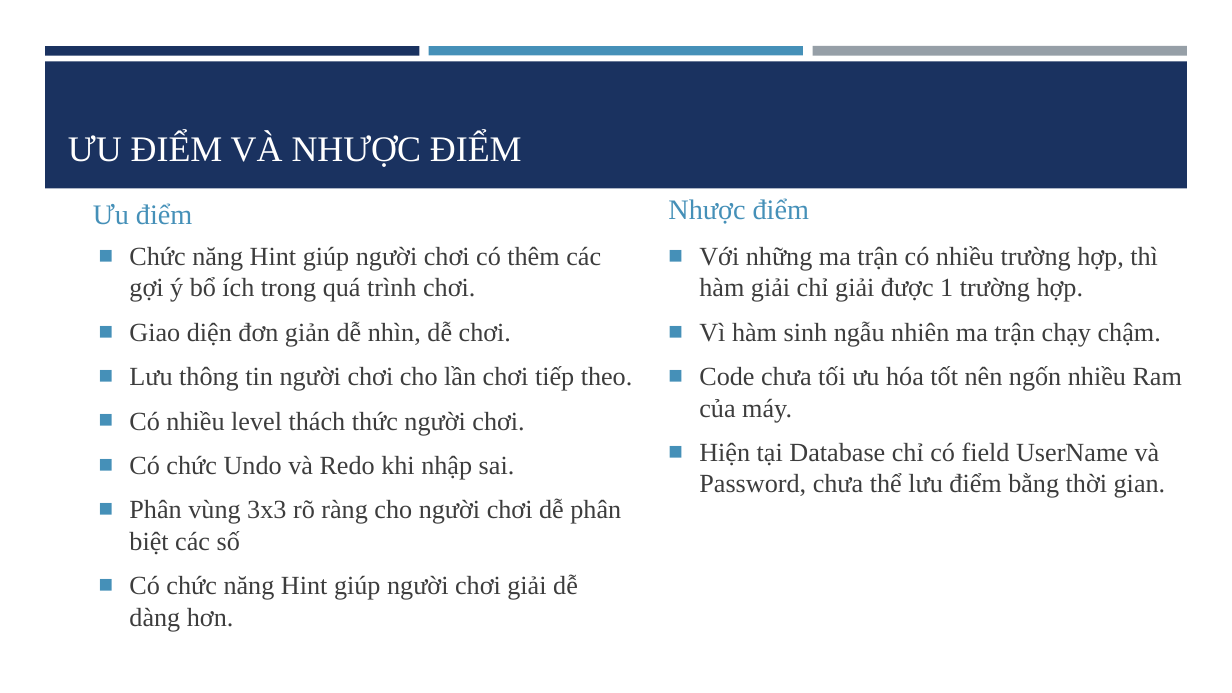
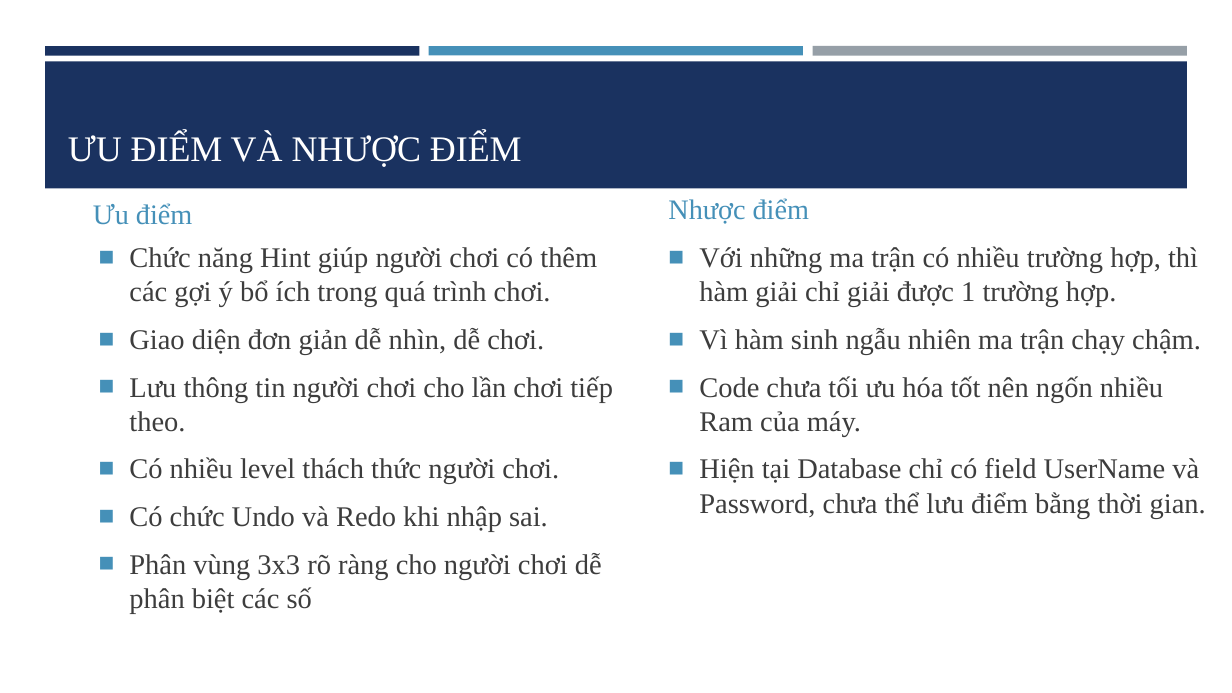
Before and after one commit to minhhieu023/Project1, a slide deck: slide 13 of Document/ThuyetTrinh.pptx. Drawn at 1232x693 pixels with LibreOffice and Linux fonts; fonts in the diff are those of the drawing. Boxes give left, top, right and bottom in pixels: in the first picture for what was removed or moved away, otherwise in the second. Text is boxed around its words. In the diff, an @@ line names an element or a change of style, - is before the commit and + after.

```diff
--- a/Document/ThuyetTrinh.pptx
+++ b/Document/ThuyetTrinh.pptx
@@ text "Chức năng Hint giúp người ..." at [129, 247, 613, 614]: size 20.4 to 22.2 pt @@
@@ text "Với những ma trận có ..." at [699, 246, 1206, 519]: size 20.4 to 22.2 pt @@
@@ text at [129, 574, 578, 600]: paragraph removed @@
-■ Có chức năng Hint giúp người chơi giải dễ dàng hơn.
```
Also in this commit, not shown: 3 other slides changed, 2 other files.
